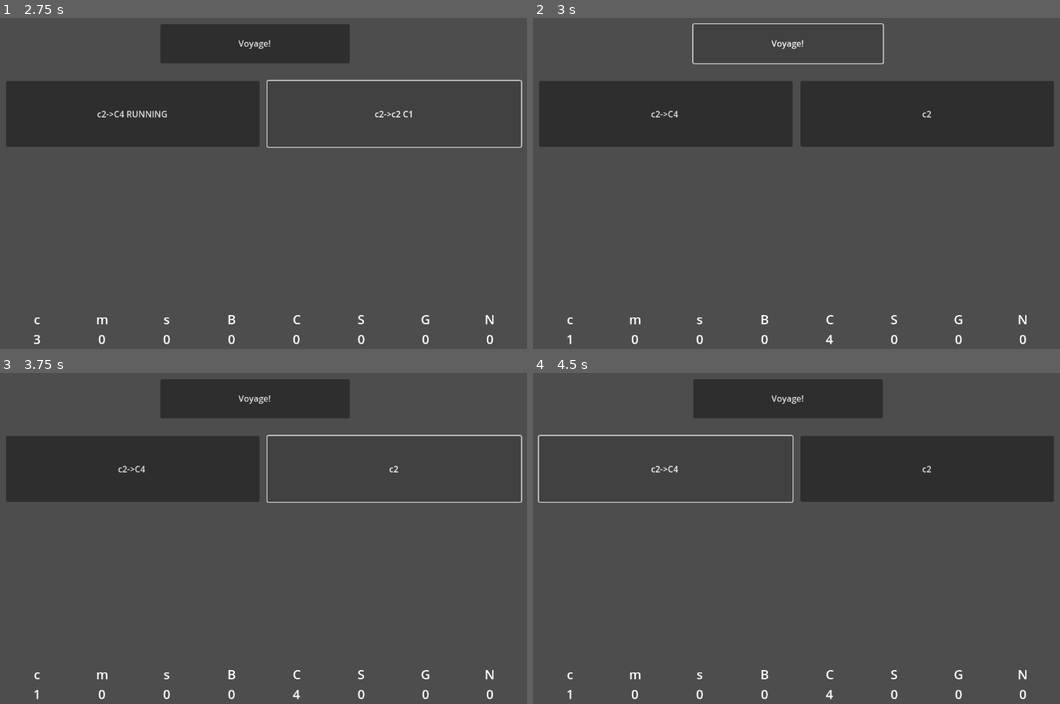
Above: before the commit, frames 1-4 (two rows, left to right).
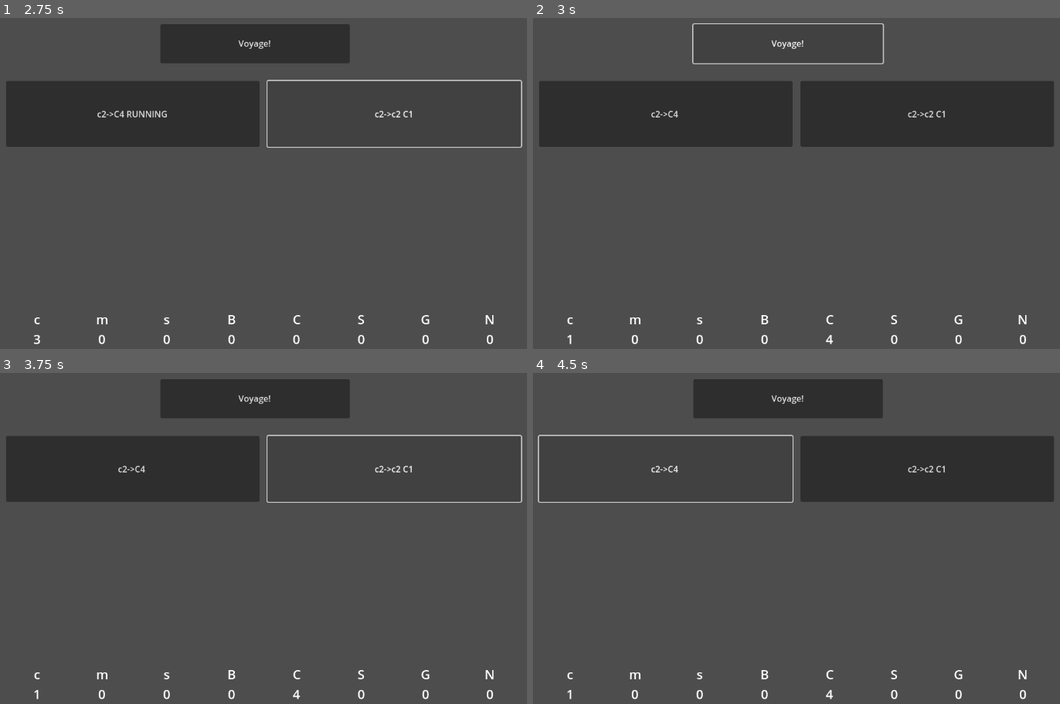
Above: after the commit, the same moments.

Repository: scarlettjclark/pencil-coloured-pirates
Game: Godot game, scene res://Scenes/prototype_voyage_phase.tscn
Two runs of this game, one before a commit and one after it. Both use one fixed random seed, a clock stepped at 60 frames per second and the inputs below.
Inputs (mouse positions are in pixels of both pictures, inside the frame that each line leads up to):
- Up to frame 1 (2.75 s): click "c2->C4" at 0.5 s; click "c2->C4 RUNNING" at 1.25 s; click "c2->c2 C1" at 2 s
- Up to frame 2 (3 s): click "Voyage!" at 2.75 s
- Up to frame 3 (3.75 s): click (395, 468) at 3.5 s, where only the run before the commit has a clickable "c2"
- Up to frame 4 (4.5 s): click "c2->C4" at 4.25 s

Frame 1 is identical in both runs. In frame 2, less than 0.1% of the frame differs, in the area x 71-79%, y 27-31%; in frame 3, less than 0.1%; in frame 4, less than 0.1%.

Commit message:
buttons now toggle running

Diff:
--- a/prototype-voyage-phase/Scripts/goods_manager.gd
+++ b/prototype-voyage-phase/Scripts/goods_manager.gd
@@ -20,6 +20,7 @@
 	print("Current load: " + str(current_load))
 	print("Job to add: " + str(job.cost))
 	if store.has_room_for_more(current_load, job.cost) and not (job in jobs_to_run):
+		print("Job added")
 		current_load.add(job.cost)
 		jobs_to_run.append(job)
 		job_button.set_running()
@@ -29,5 +30,6 @@
 		store.spend(job.cost)
 		store.add(job.result)
 	jobs_to_run.clear()
+	current_load = Goods.new()
 	display.display_goods(store)
 	display.disable_jobs()
--- a/prototype-voyage-phase/Scripts/job_button.gd
+++ b/prototype-voyage-phase/Scripts/job_button.gd
@@ -3,6 +3,7 @@
 extends Button
 
 @export var job : Job
+var running := false
 signal enable_request(job_button : JobButton)
 
 func _init(the_job : Job):
@@ -14,7 +15,11 @@
 	enable_request.emit(self)
 
 func set_running() -> void:
-	text += " RUNNING"
+	if not running:
+		text += " RUNNING"
+		running = true
 
 func set_not_running() -> void:
-	text = text.substr(0, text.length() - 7)
+	if running:
+		text = text.substr(0, text.length() - 7)
+		running = false
